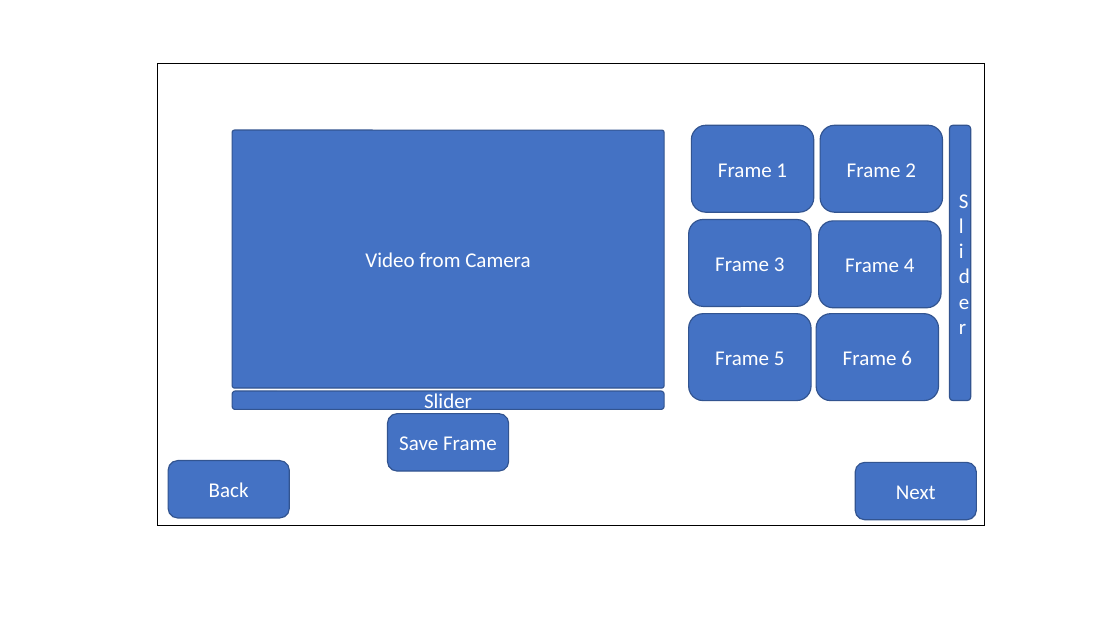
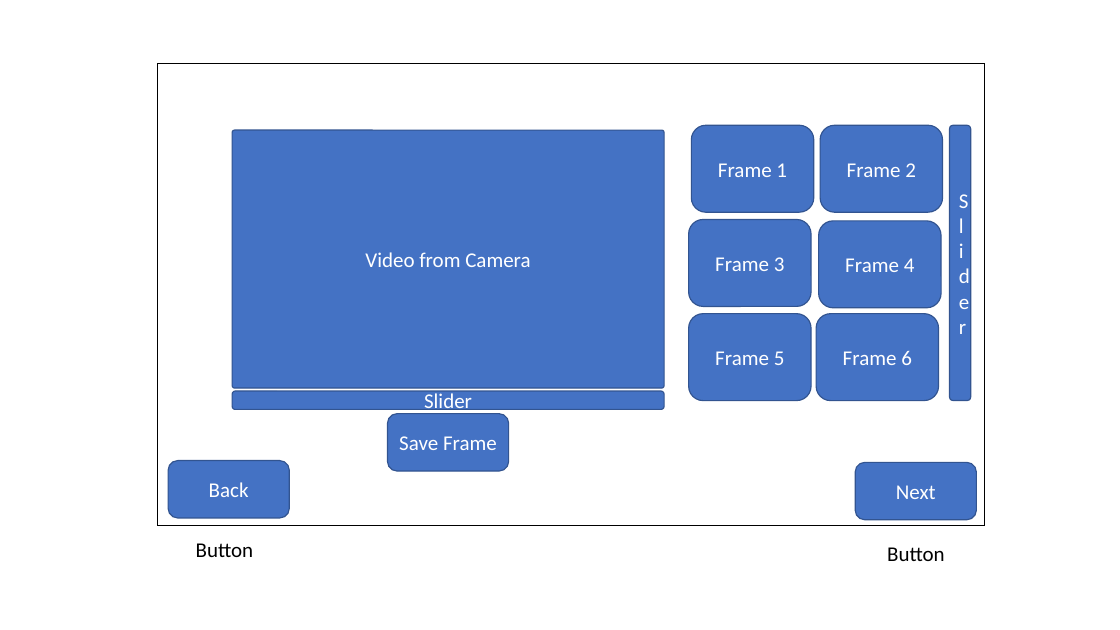
Before and after one commit to Kavies115/MMP-Sprites, a slide deck: slide 4 of dev/06032023/Consept for UI .pptx. Drawn at 1120x630 pixels with LibreOffice and Linux fonts; fonts in the diff are those of the drawing. Boxes give left, top, right and bottom in pixels: in the first picture for what was removed or moved away, otherwise in the second. Text is boxed around its words. In the diff, an @@ line names an element or a change of style, - is before the commit and + after.

```diff
--- a/dev/06032023/Consept for UI .pptx
+++ b/dev/06032023/Consept for UI .pptx
@@ text added at (x1=196, y1=543, x2=254, y2=557), 18 pt, text #000000 @@
+Button
@@ text added at (x1=887, y1=547, x2=945, y2=561), 18 pt, text #000000 @@
+Button
```
Also in this commit, not shown: 4 other slides changed, 1 slide added, 1 slide removed, 4 other files.
